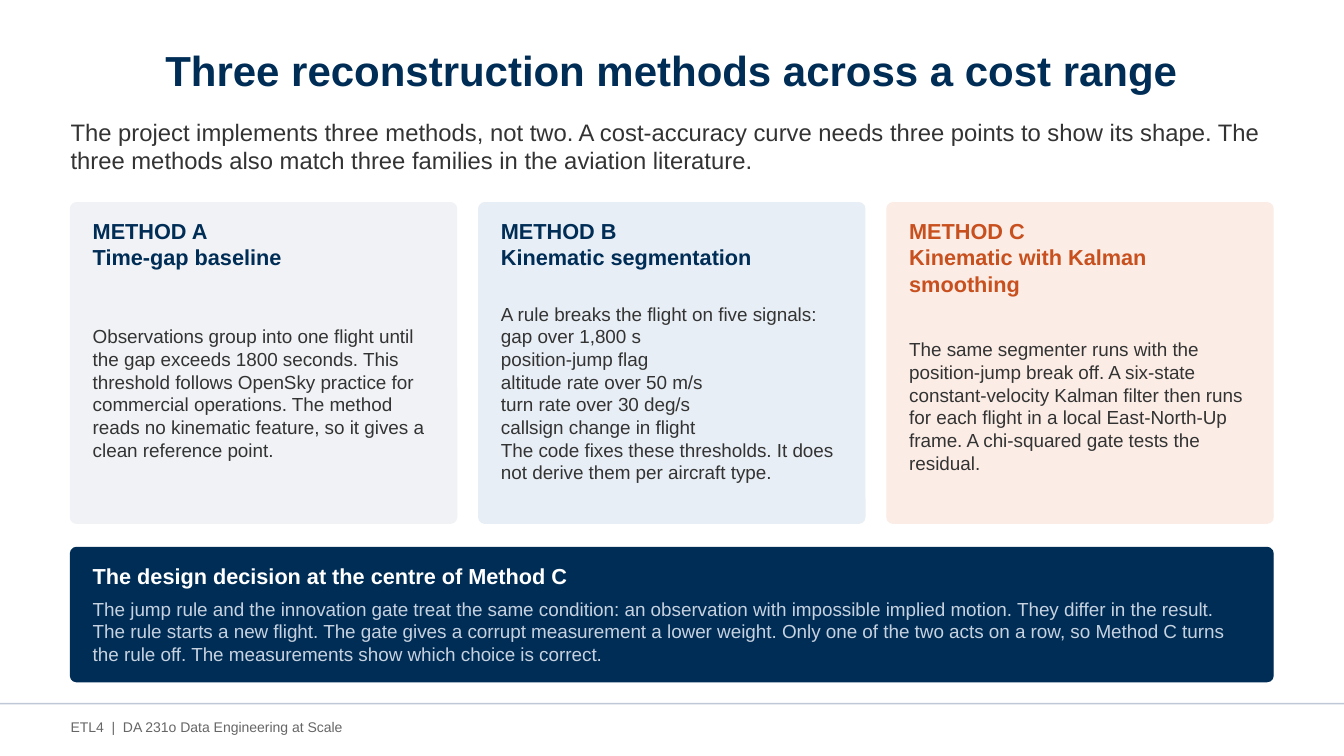
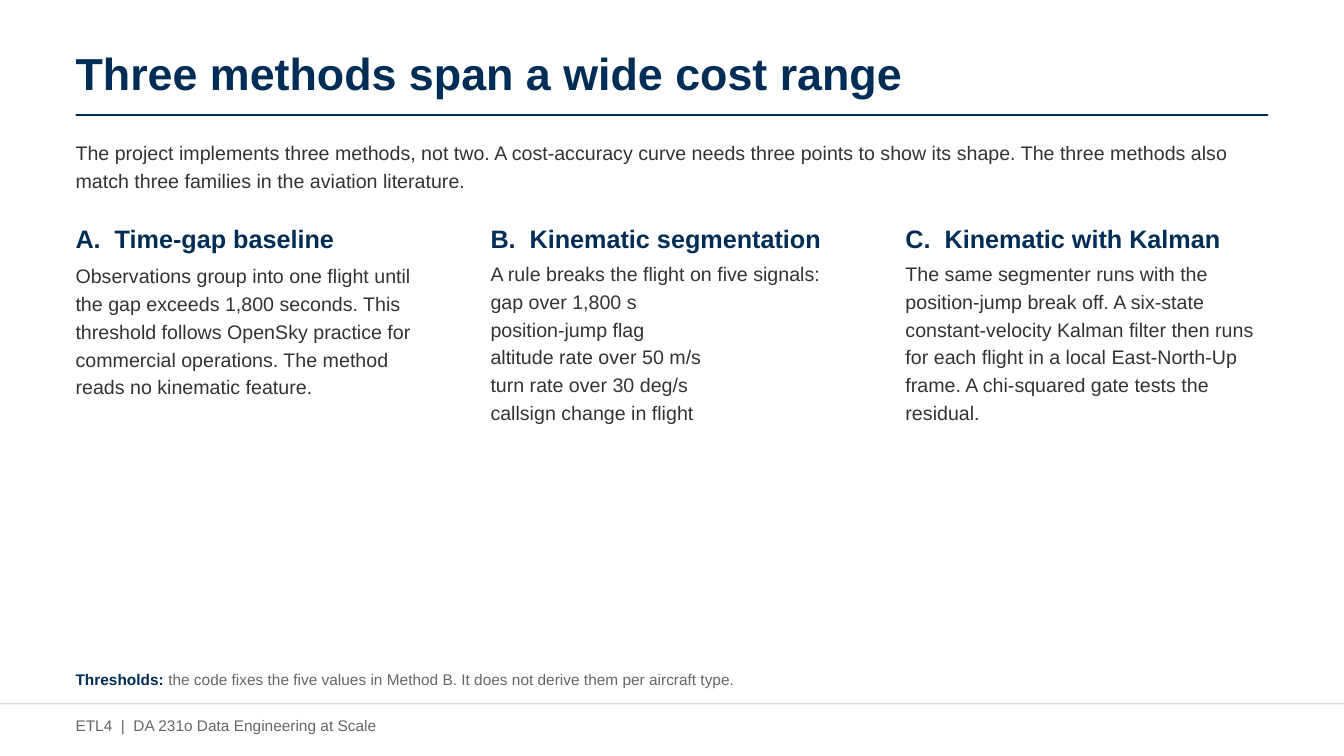
Before and after one commit to AvinashKompalli/Clean-Flight-Paths-from-Noisy-Aircraft-Data-at-Scale, a slide deck: slide 12 of etl4/docs/ETL4_Project_Presentation.pptx (slide 10 before the commit). Drawn at 1344x756 pixels with LibreOffice and Linux fonts; fonts in the diff are those of the drawing. Boxes give left, top, right and bottom in pixels: in the first picture for what was removed or moved away, otherwise in the second. Text is boxed around its words. In the diff, an @@ line names an element or a change of style, - is before the commit and + after.

```diff
--- a/etl4/docs/ETL4_Project_Presentation.pptx
+++ b/etl4/docs/ETL4_Project_Presentation.pptx
@@ title at box(76, 57, 902, 99): text changed; size 30 to 32 pt @@
-Three reconstruction methods across a cost range
+Three methods span a wide cost range
@@ line added from (76, 115) to (1268, 115), #002D56 1.25 pt @@
@@ text "The project implements three methods, ...": place and size @@
-text "The project implements three methods, ..." at box(71, 123, 1259, 170)
+text "The project implements three methods, ..." at box(76, 145, 1227, 188)
@@ text "The project implements three methods, ..." at box(76, 145, 1227, 188): size 17 to 14 pt; line spacing 1 to 1.18 @@
@@ rounded rectangle removed at box(71, 203, 457, 523) @@
@@ rounded rectangle removed at box(479, 203, 865, 523) @@
@@ rounded rectangle removed at box(887, 203, 1273, 523) @@
@@ text at box(76, 229, 334, 254): text changed; size 15.5 to 18 pt @@
-METHOD A
-Time-gap baseline
+A. Time-gap baseline
@@ text at box(491, 229, 821, 254): text changed; size 15.5 to 18 pt @@
-METHOD B
-Kinematic segmentation
+B. Kinematic segmentation
@@ text at box(905, 229, 1220, 249): text changed; size 15.5 to 18 pt; text colour #C8501E to #002D56 @@
-METHOD C
-Kinematic with Kalman smoothing
+C. Kinematic with Kalman
@@ text at box(76, 268, 410, 394): text changed; size 13.5 to 14 pt @@
-Observations group into one flight until the gap exceeds 1800 seconds. This threshold follows OpenSky practice for commercial operations. The method reads no kinematic feature, so it gives a clean reference point.
+Observations group into one flight until the gap exceeds 1,800 seconds. This threshold follows OpenSky practice for commercial operations. The method reads no kinematic feature.
@@ text "A rule breaks the flight ..." at box(491, 266, 820, 424): size 13.5 to 14 pt; line spacing 1 to 1.18 @@
@@ text "A rule breaks the flight ...": place and size @@
-text "A rule breaks the flight ..." at box(501, 307, 834, 483)
+text "A rule breaks the flight ..." at box(491, 266, 820, 424)
@@ text "The same segmenter runs with ...": place and size @@
-text "The same segmenter runs with ..." at box(909, 342, 1243, 470)
+text "The same segmenter runs with ..." at box(905, 266, 1253, 420)
@@ text "The same segmenter runs with ..." at box(905, 266, 1253, 420): size 13.5 to 14 pt; line spacing 1 to 1.18 @@
@@ text at box(501, 443, 834, 483): paragraph removed @@
-The code fixes these thresholds. It does not derive them per aircraft type.
@@ rounded rectangle removed at box(71, 547, 1273, 682) @@
@@ text removed at box(93, 568, 567, 589) @@
-The design decision at the centre of Method C
@@ text removed at box(93, 602, 1224, 661) @@
-The jump rule and the innovation gate treat the same condition: an observation with impossible implied motion. They differ in the result. The rule starts a new flight. The gate gives a corrupt measurement a lower weight. Only one of the two acts on a row, so Method C turns the rule off. The measurements show which choice is correct.
@@ text added at box(76, 674, 733, 688), 11 pt, text #666666 @@
+Thresholds: the code fixes the five values in Method B. It does not derive them per aircraft type.
@@ line (0, 704) - (1344, 704): stroke #BFC8D6 1 pt to #D4DAE2 1 pt @@
@@ text "ETL4 | DA 231o Data ..." at box(76, 720, 377, 734): size 10 to 11 pt @@
```
Also in this commit, not shown: 19 other slides changed, 4 slides added, 1 other file.
